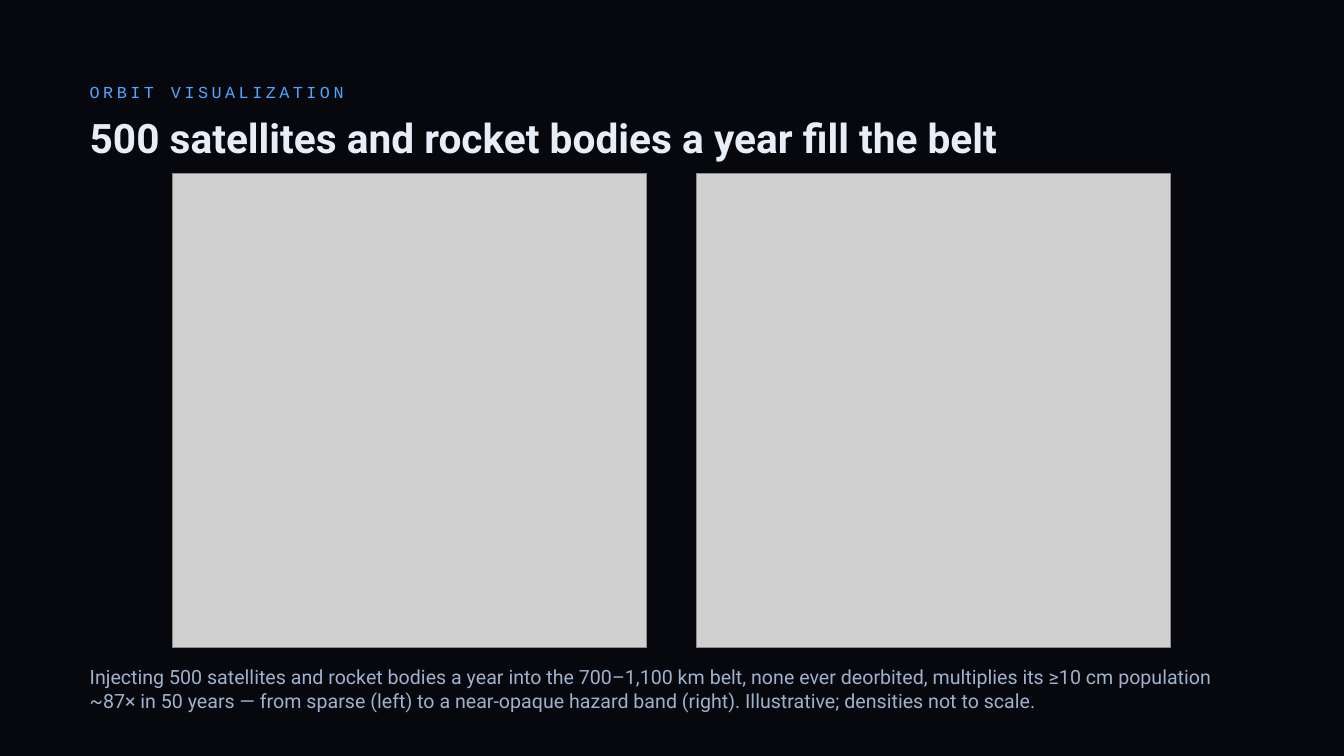
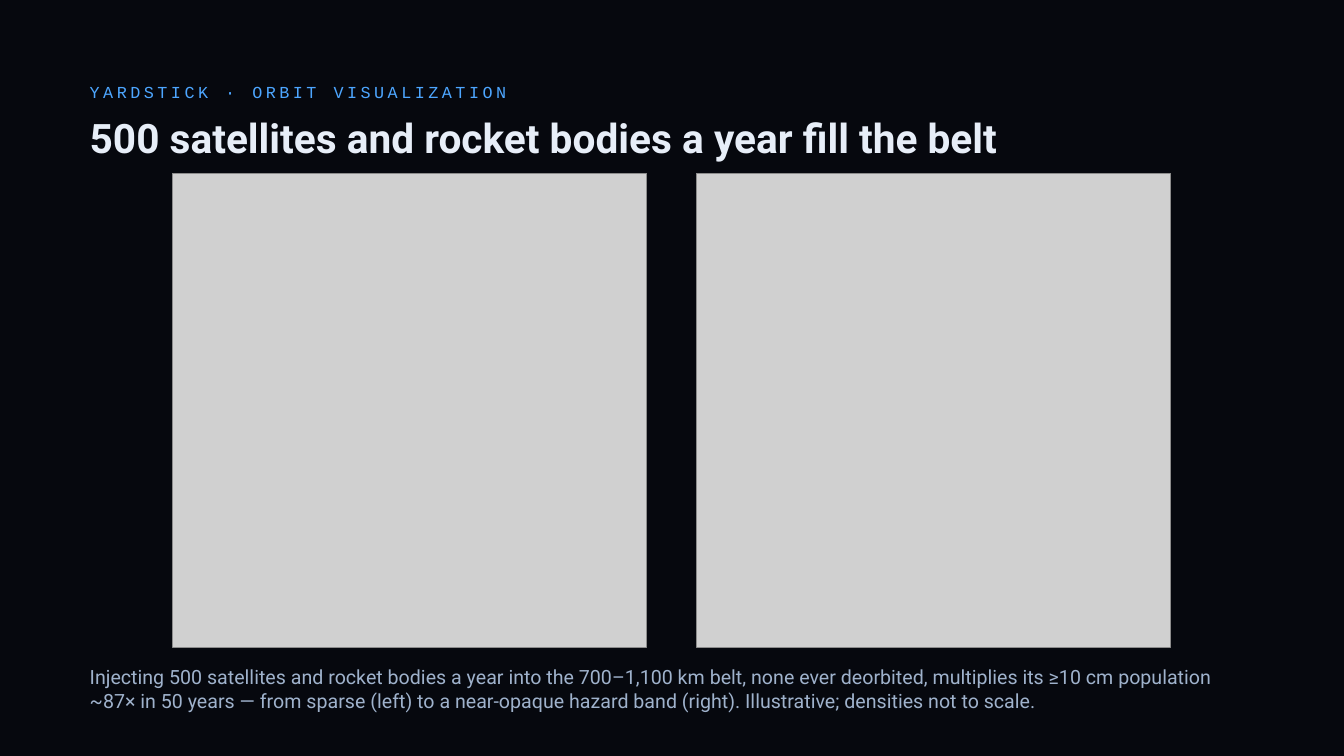
Before and after one commit to TimKadyrov/DebrisCascade, a slide deck: slide 18 of Barrel of Nails — Kessler Study.pptx (slide 17 before the commit). Drawn at 1344x756 pixels with LibreOffice and Linux fonts; fonts in the diff are those of the drawing; grey boxes stand for pictures. Boxes give left, top, right and bottom in pixels: in the first picture for what was removed or moved away, otherwise in the second. Text is boxed around its words. In the diff, an @@ line names an element or a change of style, - is before the commit and + after.

Commit message:
Frame the barrel against a yardstick: why ask, bridge slide, two-part verdict
Readers could ask why a barrel study ends on orbital traffic. The deck now
says so explicitly:
- Title and debate slides give the reason to ask: a barrel is the cheapest
  debris weapon (no guidance, no interceptor), worth a number.
- New slide 14 "If not the barrel, what would?": one metric for every
  source (extra >=10 cm belt objects after 50 yr vs adding nothing):
  barrel ~17, ASAT ~380, barrel ceiling ~1,800, 50/yr never deorbited
  ~12,000, 500/yr ~710,000. Chart: viz deck_yardstick.png.
- Traffic slides 15-18 carry "YARDSTICK ·" kickers.
- Verdict split into "The barrel" and "What does".
SUMMARY gains the same framing and a yardstick table.

```diff
--- a/Barrel of Nails — Kessler Study.pptx
+++ b/Barrel of Nails — Kessler Study.pptx
@@ text at (90, 86, 507, 98): text changed @@
-ORBIT VISUALIZATION
+YARDSTICK · ORBIT VISUALIZATION
```
Also in this commit, not shown: 6 other slides changed, 1 slide added, 3 other files.
